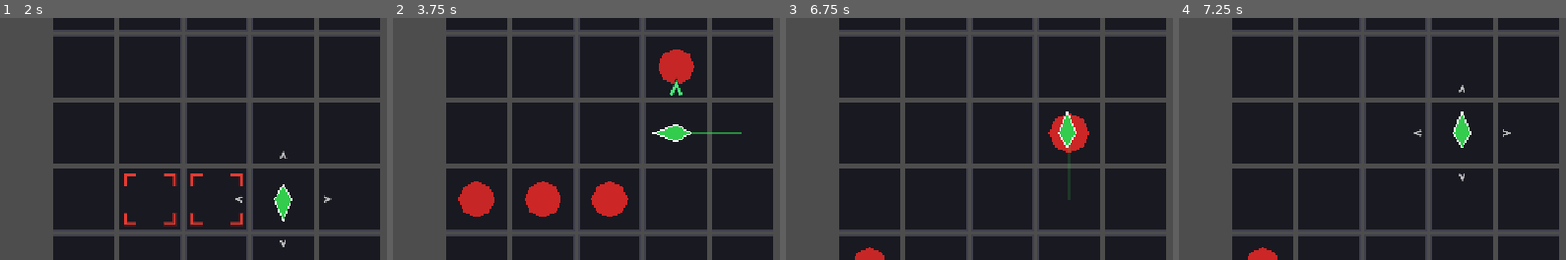
Above: before the commit, frames 1-4 (left to right).
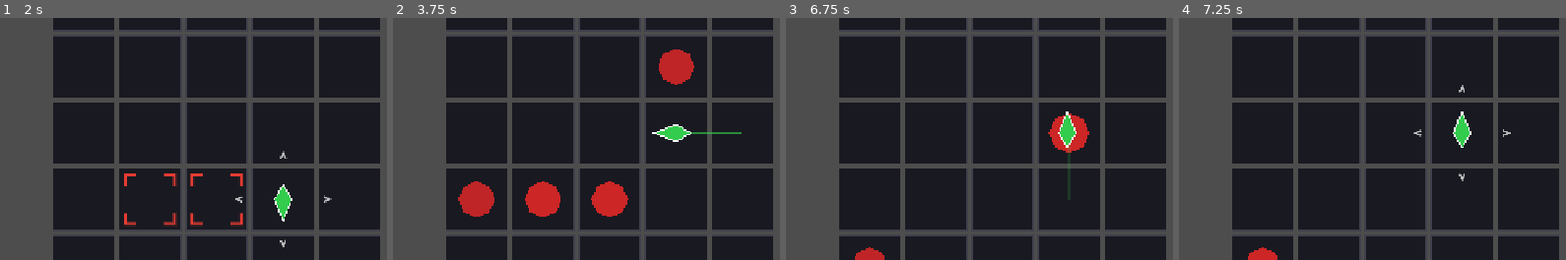
Above: after the commit, the same moments.

Repository: Periodev/DIR_03
Game: Godot game, scene res://scenes/extra_mode/extra_mode.tscn
Two runs of this game, one before a commit and one after it. Both use one fixed random seed, a clock stepped at 60 frames per second and the inputs below. This scene is started directly instead of the project's main scene.
Inputs (mouse positions are % of the whole screen's width and height, from its top left):
- Up to frame 1 (2 s): tap Enter at 0.5 s; move the mouse to (72, 44) at 0.52 s; hold Right (move_right) 0.53-1.28 s; hold X (install_vector) 0.53-1.28 s; click (72, 44) at 0.67 s; tap F5 (reset_level) at 1.25 s; move the mouse to (30, 54) at 1.27 s; hold Down (move_down) from 1.28 s (still down); tap Space (trigger_vector) at 1.35 s
- Up to frame 2 (3.75 s): tap F5 (reset_level) at 2, 2.75, 3.5 s; move the mouse to (60, 27) at 2.02 s; release Down (move_down) at 2.03 s; hold Right (move_right) 2.03-2.78 s; hold Z (undo_command) 2.03-2.78 s; move the mouse to (45, 70) at 2.77 s; hold Up (move_up) 2.78-3.53 s; tap Enter at 2.85 s; click (45, 70) at 2.92 s; move the mouse to (81, 64) at 3.52 s; hold Left (move_left) from 3.53 s (still down); tap Keypad Enter at 3.6 s
- Up to frame 3 (6.75 s): tap F5 (reset_level) at 4.25 s; move the mouse to (19, 34) at 4.27 s; tap R at 4.35 s; move the mouse to (55, 49) at 5.02 s; release Left (move_left) at 5.03 s; hold Down (move_down) 5.03-5.78 s; hold X (install_vector) 5.03-5.78 s; click (55, 49) at 5.17 s; move the mouse to (35, 24) at 5.77 s; hold Right (move_right) 5.78-6.53 s; tap Space (trigger_vector) at 5.85 s; move the mouse to (72, 44) at 6.52 s; hold Up (move_up) from 6.53 s (still down); hold Z (undo_command) from 6.53 s (still down)
- Up to frame 4 (7.25 s): keep holding Up (move_up); keep holding Z (undo_command)
The pictures show only the part of the screen within x 22-72%, y 25-75%; the shares and areas given below are measured in that part.

Frame 1 is identical in both runs. In frame 2, 0.1% of the frame differs, in the area x 71-75%, y 25-33%; in frame 3, less than 0.1%; in frame 4, nothing differs.

Commit message:
Delay EXTRA action prompts until movement settles

Diff:
--- a/scripts/extra_mode/Board.gd
+++ b/scripts/extra_mode/Board.gd
@@ -77,6 +77,8 @@
 	player_node = player_scene.instantiate()
 	add_child(player_node)
 	player_node.animation_done.connect(_on_player_animation_done)
+	player_node.movement_started.connect(_on_player_movement_started)
+	player_node.movement_finished.connect(_finish_player_move_visual)
 
 	get_viewport().size_changed.connect(_update_board_offset)
 	_update_board_offset()
@@ -424,7 +426,8 @@
 		_char_impl.resolve_kill_visual()
 	_action_animation_pending = false
 	if _turn_resolution_pending:
-		call_deferred("_complete_turn_after_motion")
+		if not _player_move_visual_pending:
+			call_deferred("_complete_turn_after_motion")
 	elif game_state.current_state == CharacterData.GameStateEnum.PRESENTING:
 		game_state.set_state(CharacterData.GameStateEnum.IDLE)
 		_sync_player_move_ready()
@@ -584,7 +587,6 @@
 		for c in COLS:
 			var pos := Vector2i(c, r)
 			var cell = cell_nodes[r][c]
-			cell.set_attack_prompt(CharacterData.Direction.NONE)
 			if pos in _pending_kill_visual:
 				continue   # 延遲處理，保持 DEAD 外觀
 			cell.set_type(grid[r][c])
@@ -597,12 +599,7 @@
 			var phase: int = _get_candidate_preview_phase()
 			cell_nodes[pos.y][pos.x].set_candidate(phase)
 
-	for dir in CharacterData.DIR_VECTOR:
-		var target: Vector2i = player_pos + CharacterData.DIR_VECTOR[dir]
-		if not _is_inside_board(target):
-			continue
-		if grid[target.y][target.x] == CharacterData.CellType.DEAD and _has_attack_direction(dir):
-			cell_nodes[target.y][target.x].set_attack_prompt(dir)
+	_refresh_attack_prompts()
 
 	player_node.set_facing(player_facing_dir)
 	_sync_player_move_ready()
@@ -615,16 +612,16 @@
 			player_pos.y * CELL_STEP + CELL_SIZE / 2.0
 		)
 		if player_node.position != old_player_visual_pos:
-			_player_move_visual_pending = true
 			player_node.play_move(old_player_visual_pos)
-			get_tree().create_timer(SPAWN_HIT_SETTLE_SECONDS).timeout.connect(
-				_finish_player_move_visual, CONNECT_ONE_SHOT)
 
 	board_updated.emit()
+
+func _on_player_movement_started() -> void:
+	_player_move_visual_pending = true
 
 func _finish_player_move_visual() -> void:
 	_player_move_visual_pending = false
-	if _turn_resolution_pending:
+	if _turn_resolution_pending and not _action_animation_pending:
 		_complete_turn_after_motion()
 
 func _complete_turn_after_motion() -> void:
@@ -662,6 +659,7 @@
 		return
 	game_state.set_state(CharacterData.GameStateEnum.IDLE)
 	_check_game_over()
+	_refresh_attack_prompts()
 	_sync_player_move_ready()
 
 func _sync_player_move_ready() -> void:
@@ -682,6 +680,17 @@
 			var cell: Node2D = cell_value
 			cell.set_attack_prompt(CharacterData.Direction.NONE)
 
+func _refresh_attack_prompts() -> void:
+	_clear_attack_prompts()
+	if not game_state.is_idle():
+		return
+	for direction in CharacterData.DIR_VECTOR:
+		var target: Vector2i = player_pos + CharacterData.DIR_VECTOR[direction]
+		if not _is_inside_board(target):
+			continue
+		if grid[target.y][target.x] == CharacterData.CellType.DEAD and _has_attack_direction(direction):
+			cell_nodes[target.y][target.x].set_attack_prompt(direction)
+
 func _update_board_offset() -> void:
 	var board_width: float = float(COLS - 1) * CELL_STEP + CELL_SIZE
 	var board_height: float = float(ROWS - 1) * CELL_STEP + CELL_SIZE
--- a/scripts/extra_mode/CharacterImpl_PLN.gd
+++ b/scripts/extra_mode/CharacterImpl_PLN.gd
@@ -10,7 +10,7 @@
 var pending_kill_pos: Vector2i = Vector2i(-1, -1)
 var defer_player_move: bool = false
 
-func play_move(player: Node2D, from_pos: Vector2, to_pos: Vector2) -> void:
+func play_move(player: Node2D, from_pos: Vector2, to_pos: Vector2) -> Tween:
 	var trail := Node2D.new()
 	trail.set_script(PLNMoveTrail)
 	player.get_parent().add_child(trail)
@@ -18,6 +18,7 @@
 	var tw := player.create_tween()
 	tw.tween_property(player, "position", to_pos, MOVE_DURATION)\
 	  .set_trans(Tween.TRANS_EXPO).set_ease(Tween.EASE_OUT)
+	return tw
 
 func play_attack(player: Node2D, dir: int, success: bool, is_dash: bool) -> void:
 	if is_dash:
--- a/scripts/extra_mode/Player.gd
+++ b/scripts/extra_mode/Player.gd
@@ -1,6 +1,8 @@
 extends Node2D
 
 signal animation_done
+signal movement_started
+signal movement_finished
 
 const CharacterImpl_PLN = preload("res://scripts/extra_mode/CharacterImpl_PLN.gd")
 
@@ -11,6 +13,7 @@
 var move_ready_directions: Array[int] = []
 var _char_impl  # CharacterImpl_PLN
 var _feedback_tween: Tween
+var _move_tween: Tween
 
 func set_character(char_name: String) -> void:
 	character_name = char_name
@@ -77,9 +80,17 @@
 		draw_polyline(arrow, arrow_color, ARROW_WIDTH, true)
 
 func play_move(from_pos: Vector2) -> void:
+	if _move_tween != null and _move_tween.is_valid():
+		_move_tween.kill()
 	var to_pos := position          # already set by Board
 	position = from_pos             # snap back to start
-	_char_impl.play_move(self, from_pos, to_pos)
+	_move_tween = _char_impl.play_move(self, from_pos, to_pos)
+	movement_started.emit()
+	_move_tween.finished.connect(_finish_move, CONNECT_ONE_SHOT)
+
+func _finish_move() -> void:
+	_move_tween = null
+	movement_finished.emit()
 
 func play_attack(dir: int, success: bool, is_dash: bool = false) -> void:
 	_char_impl.play_attack(self, dir, success, is_dash)
@@ -107,6 +118,9 @@
 	_feedback_tween.tween_property(self, "position", origin, 0.04)
 
 func cancel_feedback() -> void:
+	if _move_tween != null and _move_tween.is_valid():
+		_move_tween.kill()
+	_move_tween = null
 	if _feedback_tween != null and _feedback_tween.is_valid():
 		_feedback_tween.kill()
 	_feedback_tween = null
Not shown, changed: tools/verify_v11_static.ps1
